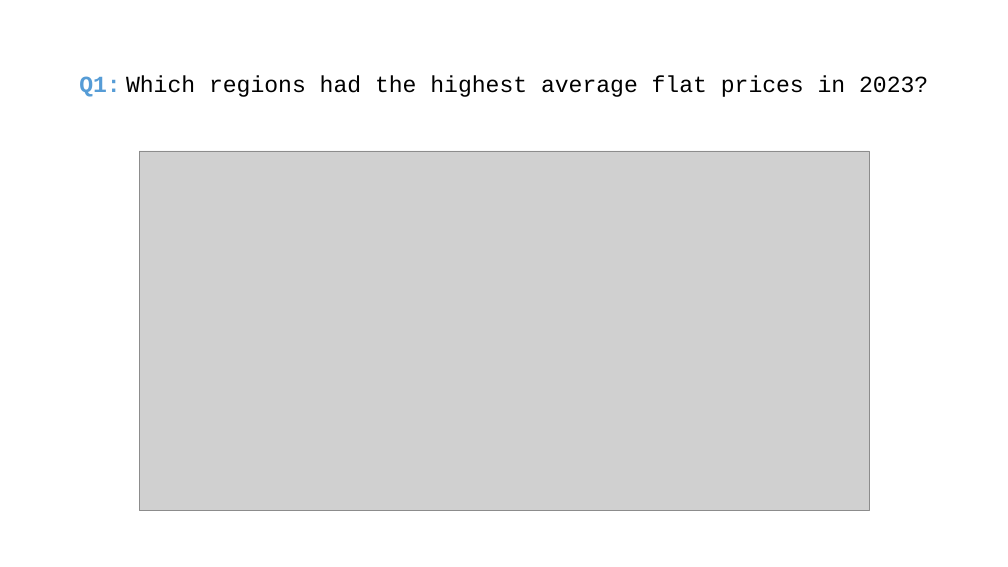
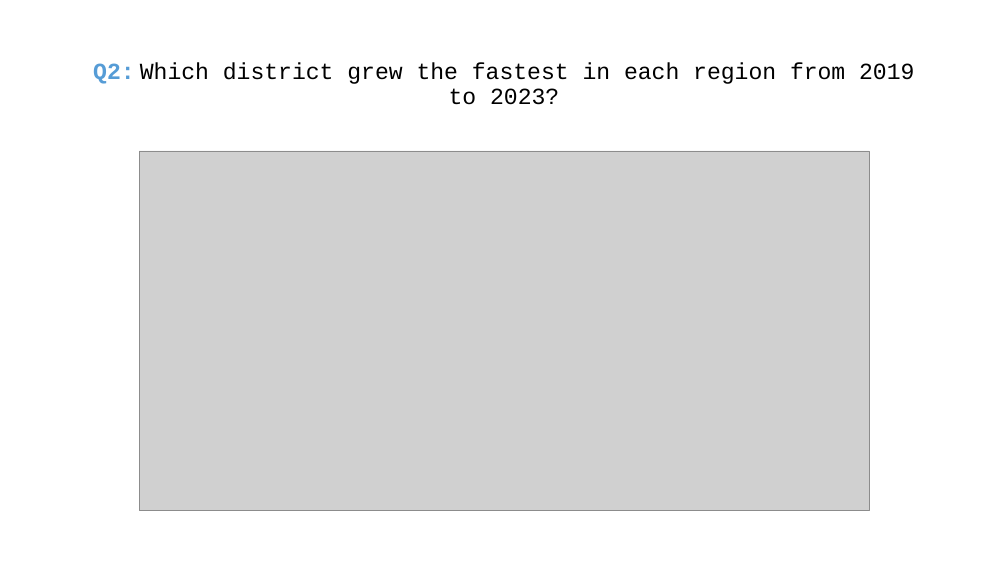
Before and after one commit to MiraZzle/cz-real-estate-analysis, a slide deck: slide 5 of Czech Real Estate Analysis - presentation.pptx. Drawn at 1008x567 pixels with LibreOffice and Linux fonts; fonts in the diff are those of the drawing; grey boxes stand for pictures. Boxes give left, top, right and bottom in pixels: in the first picture for what was removed or moved away, otherwise in the second. Text is boxed around its words. In the diff, an @@ line names an element or a change of style, - is before the commit and + after.

```diff
--- a/Czech Real Estate Analysis - presentation.pptx
+++ b/Czech Real Estate Analysis - presentation.pptx
@@ title at [93,63,914,105]: text changed @@
-Q1: Which regions had the highest average flat prices in 2023?
+Q2: Which district grew the fastest in each region from 2019 to 2023?
```
Also in this commit, not shown: 7 other slides changed, 4 slides added, 5 slides removed, 11 other files.
